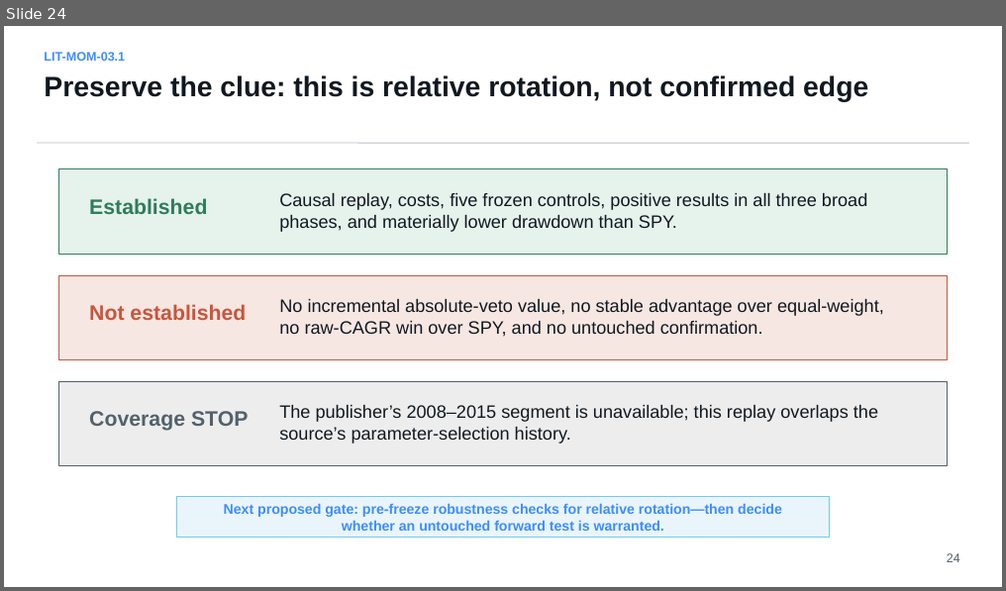
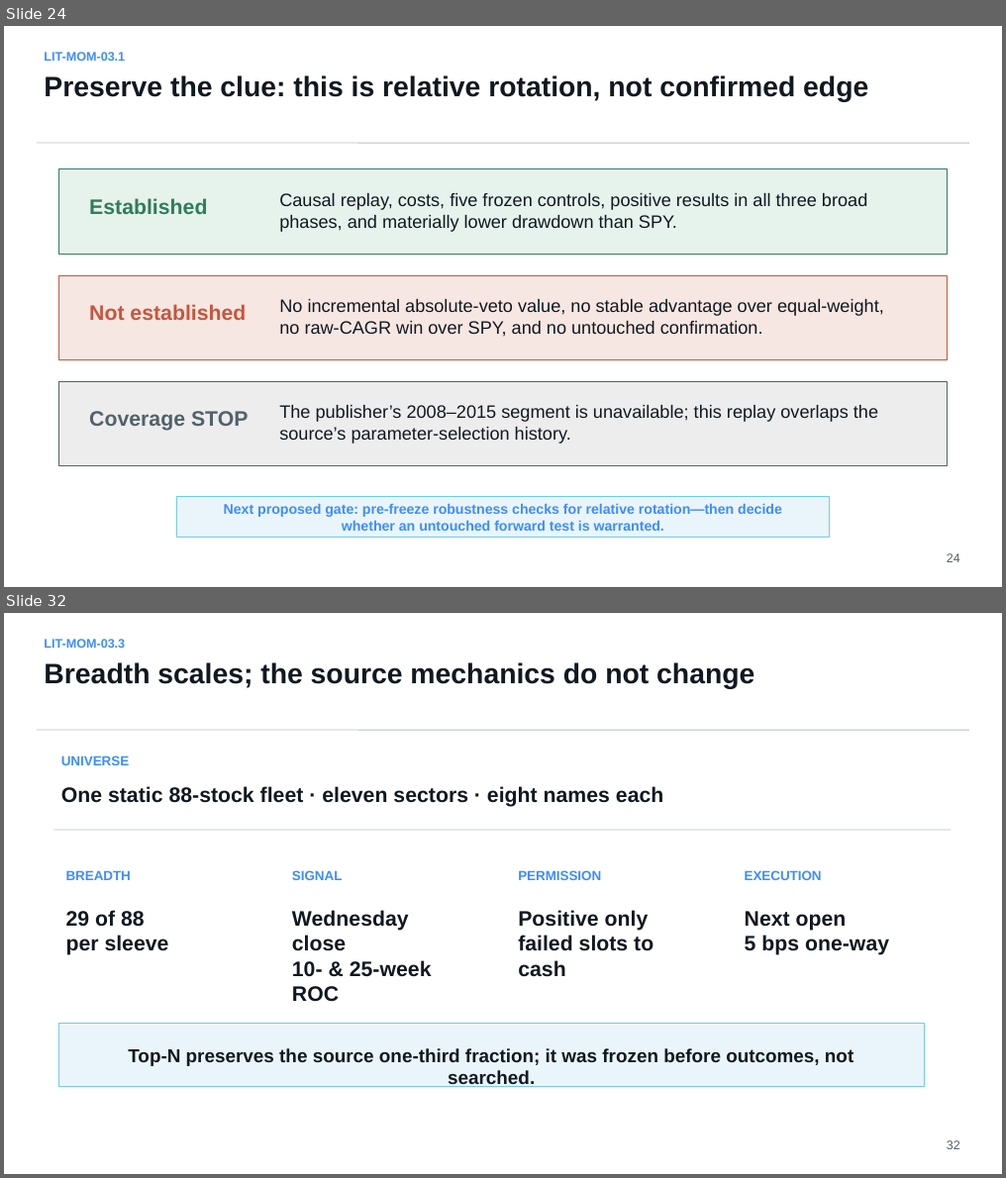
Before and after one commit to Francisc0Franc0/Time-Series-Modeling-Gen5, a slide deck: literature_studies/presentations/gen5_lit_mom_03_1_dual_momentum_study.pptx. Shown one above the other, each under a label of ours: slide 24 before the commit, slides 24 and 32 after it; the slides between them are not shown. The pictures are 1006x591 and 1006x1178 pixels, drawn with LibreOffice and Linux fonts; fonts in the diff are those of the drawing. Boxes give left, top, right and bottom in pixels: in the first picture for what was removed or moved away, otherwise in the second. Text is boxed around its words. In the diff, an @@ line names an element or a change of style, - is before the commit and + after.

Commit message:
Add broad cross-sector dual momentum POC

```diff
--- a/literature_studies/presentations/gen5_lit_mom_03_1_dual_momentum_study.pptx
+++ b/literature_studies/presentations/gen5_lit_mom_03_1_dual_momentum_study.pptx
@@ slide 32 added at (4, 613, 1002, 1174), background #FFFFFF @@
@@ text added at (44, 639, 125, 648), 12 pt, text #3D8DFF, bold @@
+LIT-MOM-03.3
@@ text added at (44, 663, 754, 689), 27 pt, text #101820, bold @@
+Breadth scales; the source mechanics do not change
@@ line added from (37, 730) to (969, 730), #B8BCC4 0.75 pt @@
@@ text added at (61, 756, 129, 765), 12.8 pt, text #3D8DFF, bold @@
+UNIVERSE
@@ text added at (61, 786, 663, 807), 20.2 pt, text #101820, bold @@
+One static 88-stock fleet · eleven sectors · eight names each
@@ line added from (54, 830) to (951, 830), #B8BCC4 0.75 pt @@
@@ text added at (66, 870, 131, 880), 12.8 pt, text #3D8DFF, bold @@
+BREADTH
@@ text added at (292, 870, 343, 880), 12.8 pt, text #3D8DFF, bold @@
+SIGNAL
@@ text added at (518, 870, 601, 880), 12.8 pt, text #3D8DFF, bold @@
+PERMISSION
@@ text added at (745, 870, 822, 880), 12.8 pt, text #3D8DFF, bold @@
+EXECUTION
@@ text added at (66, 910, 169, 956), 20.2 pt, text #101820, bold @@
+29 of 88
+per sleeve
@@ text added at (292, 910, 432, 1002), 20.2 pt, text #101820, bold @@
+Wednesday close
+10- & 25-week ROC
@@ text added at (518, 910, 653, 977), 20.2 pt, text #101820, bold @@
+Positive only
+failed slots to cash
@@ text added at (745, 911, 889, 956), 20.2 pt, text #101820, bold @@
+Next open
+5 bps one-way
@@ rectangle added at (58, 1023, 924, 1087), fill #EAF5FB, outline #6DCBF4 0.75 pt @@
@@ text added at (128, 1049, 853, 1087), 18 pt, text #101820, bold @@
+Top-N preserves the source one-third fraction; it was frozen before outcomes, not searched.
@@ text added at (946, 1141, 960, 1150), 12 pt, text #52616B @@
+32
```
Also in this commit, not shown: 10 slides changed, 5 other slides added, 8 other files.
